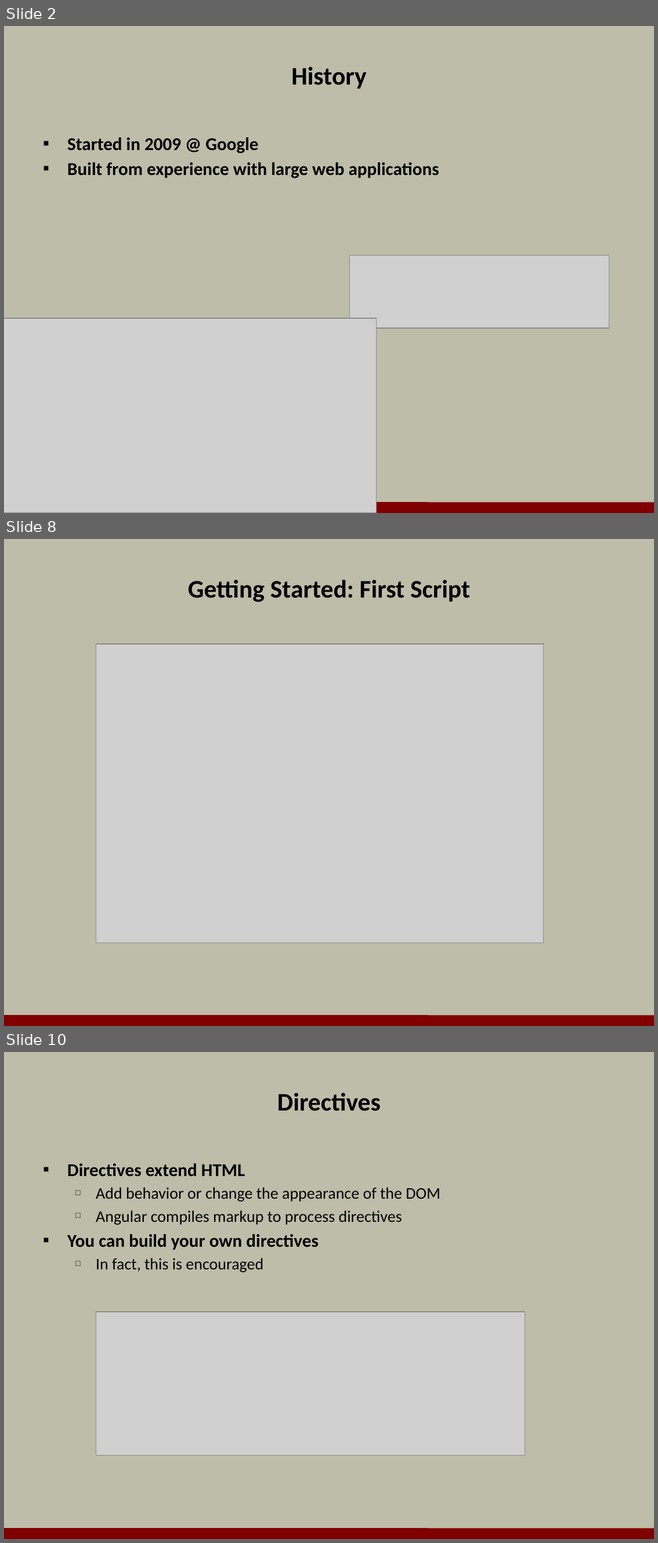
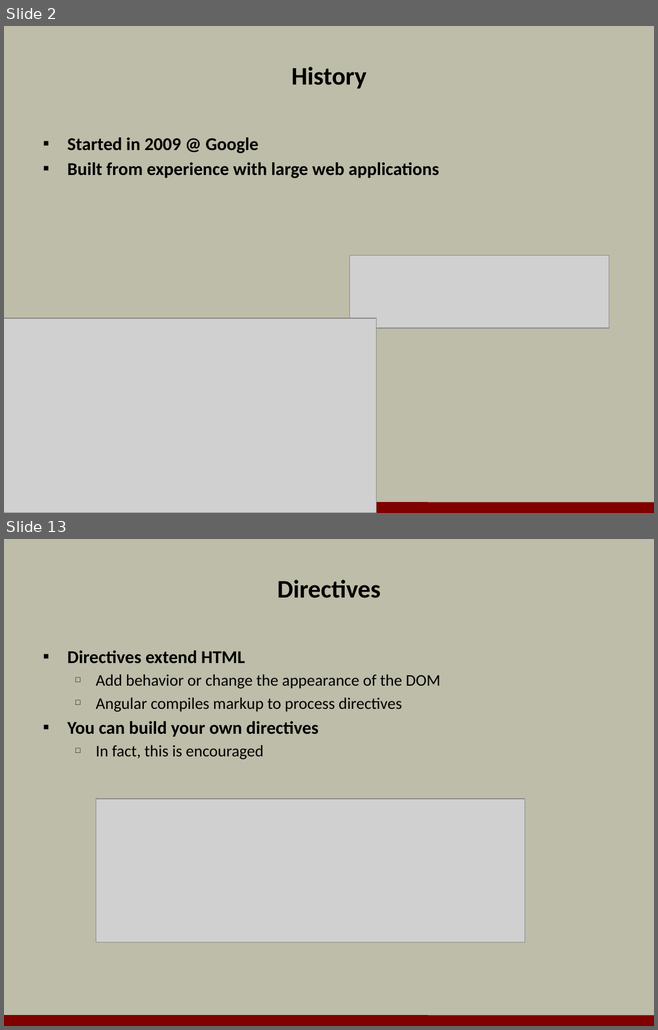
Before and after one commit to OdeToCode/classes, a slide deck: angular2/slides/01_Introduction.pptx. Shown one above the other, each under a label of ours: slides 2, 8 and 10 before the commit, slides 2 and 13 after it; the slides between them are not shown. The pictures are 658x1543 and 658x1030 pixels, drawn with LibreOffice and Linux fonts; fonts in the diff are those of the drawing; grey boxes stand for pictures; background and template pictures are left out. Boxes give left, top, right and bottom in pixels: in the first picture for what was removed or moved away, otherwise in the second. Text is boxed around its words. In the diff, an @@ line names an element or a change of style, - is before the commit and + after.

```diff
--- a/angular2/slides/01_Introduction.pptx
+++ b/angular2/slides/01_Introduction.pptx
@@ slide 8 removed at (4, 539, 654, 1026), background #BDBDA9; not listed: 1 template element that a slide beside it also shows @@
@@ title removed at (188, 580, 470, 602) @@
-Getting Started: First Script
@@ picture removed at (96, 644, 544, 943) @@
@@ what was slide 10 is now slide 13 @@
```
Also in this commit, not shown: 6 slides changed, 6 slides added, 3 other slides removed, 1 other file.
